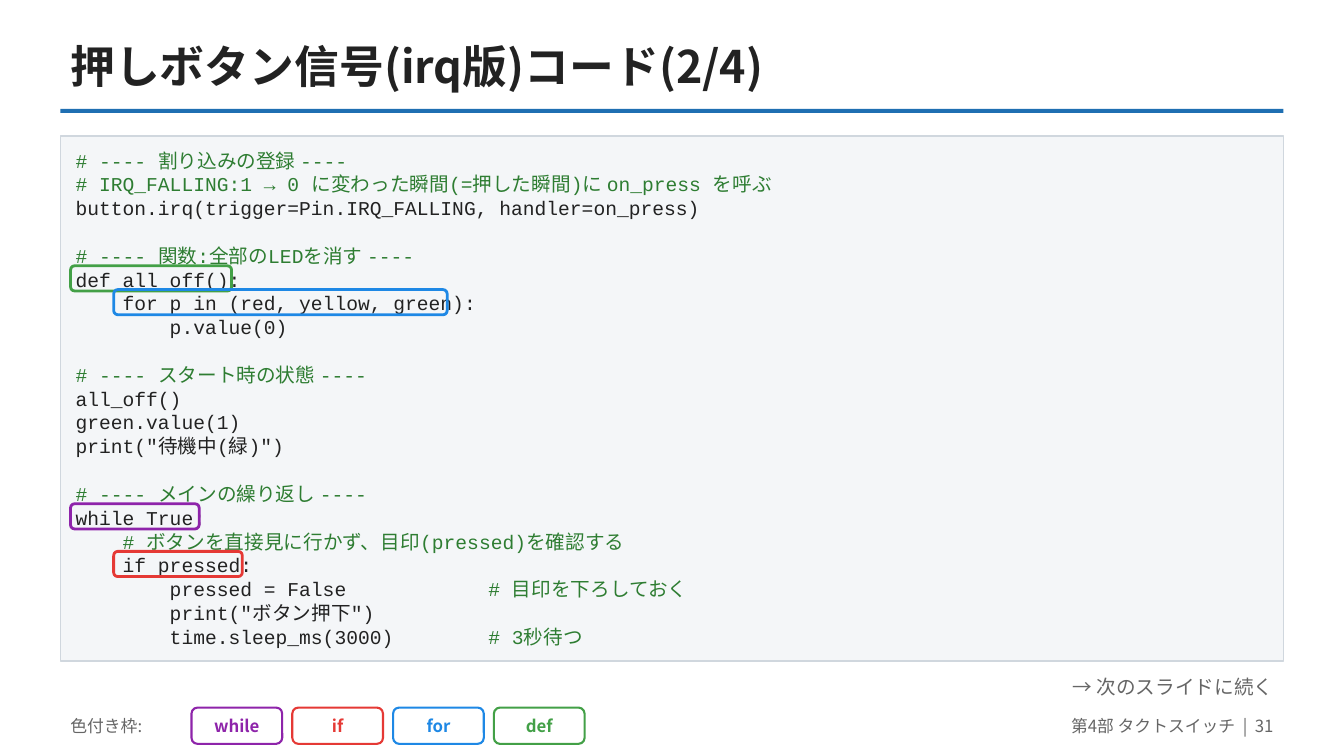
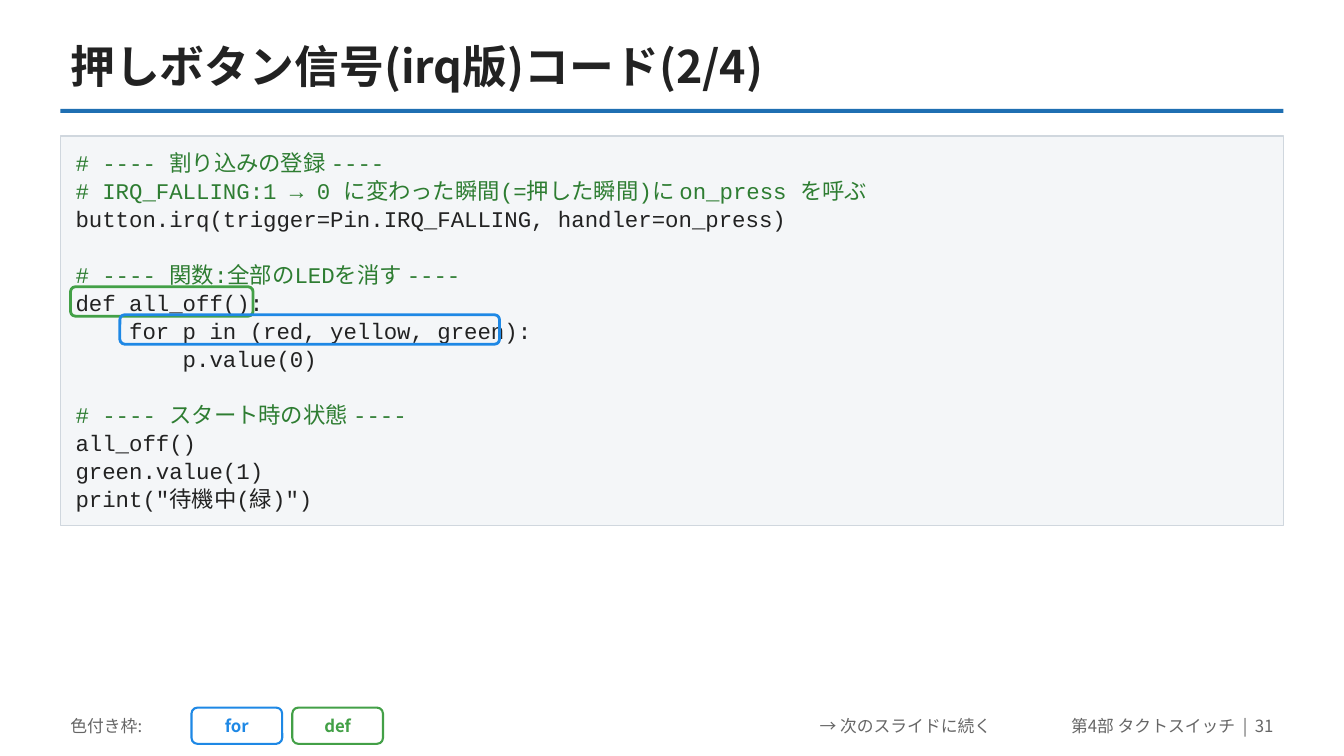
Before and after one commit to yuracode/isiot, a slide deck: slide 31 of slides/pico_sensor_intro.pptx. Drawn at 1344x756 pixels with LibreOffice and Linux fonts; fonts in the diff are those of the drawing. Boxes give left, top, right and bottom in pixels: in the first picture for what was removed or moved away, otherwise in the second. Text is boxed around its words. In the diff, an @@ line names an element or a change of style, - is before the commit and + after.

```diff
--- a/slides/pico_sensor_intro.pptx
+++ b/slides/pico_sensor_intro.pptx
@@ text "# ---- 割り込みの登録 ----" at box(76, 152, 867, 512): size 14 to 16 pt; line spacing 17pt to 20pt @@
@@ rectangle: place and size @@
-rectangle at box(60, 136, 1284, 661)
+rectangle at box(60, 136, 1284, 525)
@@ rounded rectangle: place and size @@
-rounded rectangle at box(71, 266, 232, 291)
+rounded rectangle at box(71, 287, 253, 317)
@@ rounded rectangle: place and size @@
-rounded rectangle at box(114, 289, 448, 315)
+rounded rectangle at box(120, 315, 500, 344)
@@ rounded rectangle removed at box(71, 504, 200, 529) @@
@@ text at box(76, 484, 688, 648): paragraphs removed @@
-# ---- メインの繰り返し ----
-while True:
-# ボタンを直接見に行かず、目印(pressed)を確認する
-if pressed:
-pressed = False # 目印を下ろしておく
-print("ボタン押下")
-time.sleep_ms(3000) # 3秒待つ
@@ rounded rectangle removed at box(114, 552, 243, 577) @@
@@ text "→ 次のスライドに続く": place and size @@
-text "→ 次のスライドに続く" at box(1097, 677, 1274, 696)
+text "→ 次のスライドに続く" at box(840, 718, 991, 733)
@@ text "→ 次のスライドに続く" at box(840, 718, 991, 733): size 14 to 12 pt @@
@@ rounded rectangle "for" at box(192, 708, 282, 744): outline #8E24AA 1.5 pt to #1E88E5 1.5 pt @@
@@ text in rounded rectangle at box(225, 718, 249, 732): text changed; text colour #8E24AA to #1E88E5 @@
-while
+for
@@ rounded rectangle "def" at box(292, 708, 383, 744): outline #E53935 1.5 pt to #43A047 1.5 pt @@
@@ text in rounded rectangle at box(324, 718, 351, 732): text changed; text colour #E53935 to #43A047 @@
-if
+def
@@ rounded rectangle removed at box(393, 708, 484, 744) @@
-for
@@ rounded rectangle removed at box(494, 708, 585, 744) @@
-def
```
Also in this commit, not shown: 20 other slides changed, 2 other files.
